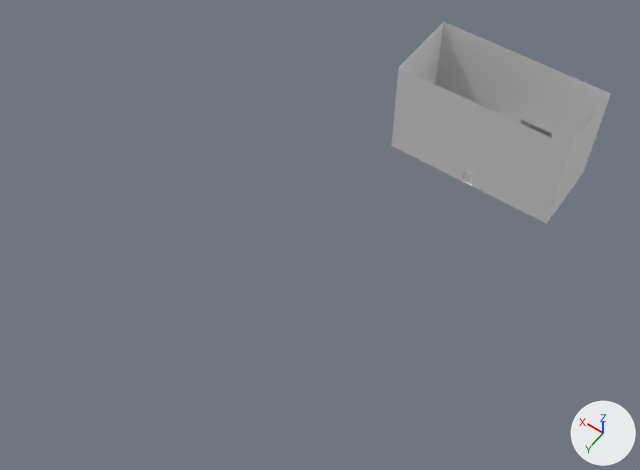
Before and after pictures for a commit that changed the Blender file assets-src/maps/map.blend.
Rendered twice from a 50 mm lens placed at (-37.7, 110.3, 111.9), pointed at (10.3, 43.1, 6.4). The lights are fixed; the arrows at lower right show +X, +Y and +Z. The picture after the commit comes second.

Script lines for the objects in view, before the commit:
```python
me_cube = bpy.data.meshes.new('Cube')
me_cube.from_pydata(...)  # 187 vertices, 201 faces, 7 loose edges; spans x -15.0..15.0, y -10.0..15.0, z -2.0..17.0
ob_map = bpy.data.objects.new('map', me_cube)
ob_map.location = (0.0, 0.0, 0.0)
```
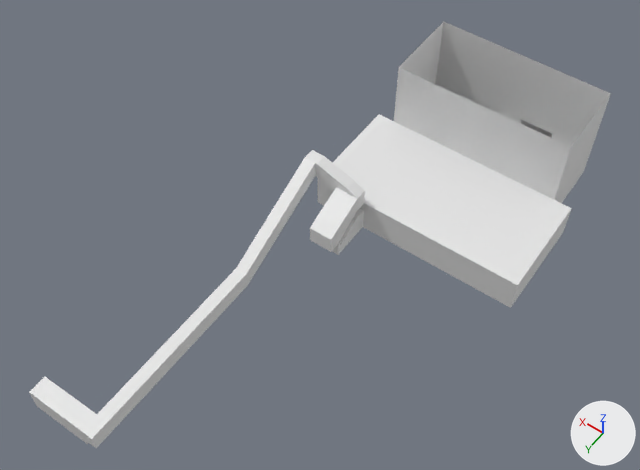
What the commit changed:
Material 'ANVIL_Unassigned' (mat_anvil_unassigned) is new.
Its base color is (0.8, 0.8, 0.8) (white #e7e7e7).
me_cube is used by ob_map; location (0.0, 0.0, 0.0).
me_cube had 187 vertices, 201 faces, 7 loose edges and spanned x -15.0..15.0, y -10.0..15.0, z -2.0..17.0.
me_cube now has 914 vertices, 952 faces, 1 loose edge and spans x -18.0..29.0, y -10.0..86.0, z -2.1..17.0.
me_cube part 1: 1 vertex removed from x 2.0, y -5.0, z 3.0; 732 vertices added at x -18.0..29.0, y -5.0..86.0, z -2.1..11.0.
Other edits to the shape of me_cube do not show in these pictures.
me_cube gains material mat_anvil_unassigned (white #e7e7e7).

Boxes (x1, y1, x2, y2) around the edits, measured in the pictures (640 x 470 px):
'map', reshaped (165% wider, 110% taller)
    before: (392, 22, 611, 224)
    after: (29, 22, 611, 448)
part 1 of me_cube, built on
    after: (29, 67, 572, 448)
